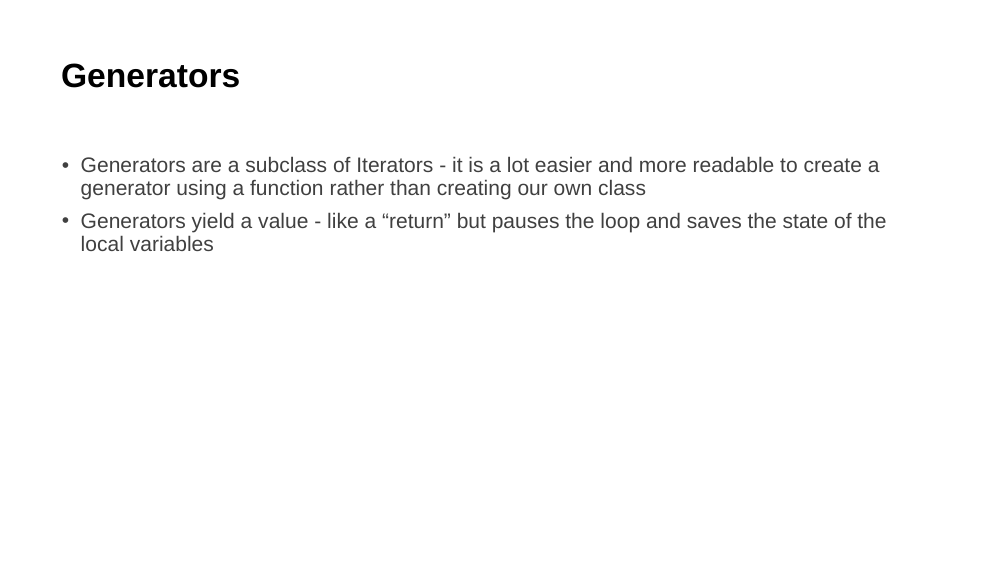
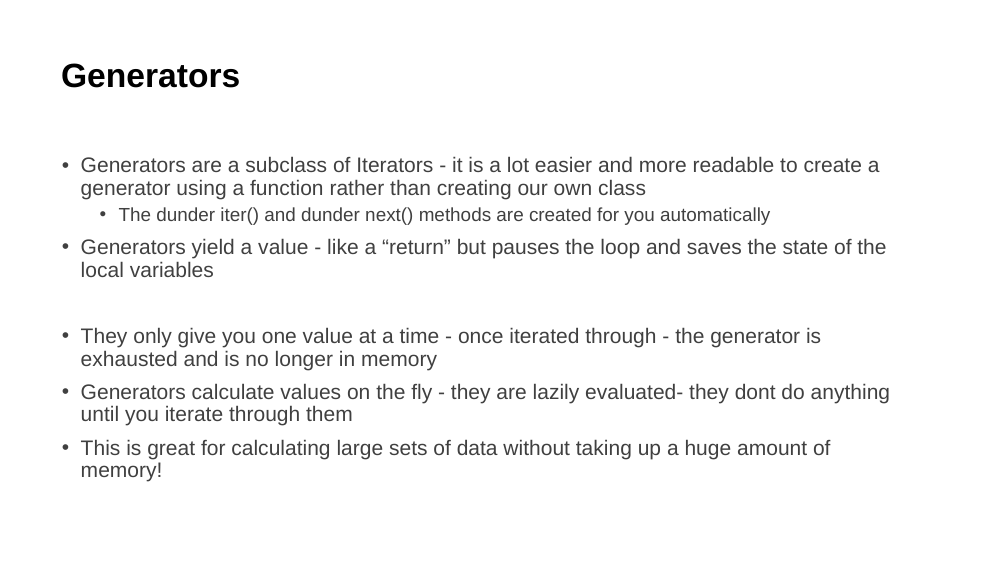
Before and after one commit to anlunjiang/generator_demo, a slide deck: slide 3 of generators/Generators in Python.pptx. Drawn at 1008x567 pixels with LibreOffice and Linux fonts; fonts in the diff are those of the drawing. Boxes give left, top, right and bottom in pixels: in the first picture for what was removed or moved away, otherwise in the second. Text is boxed around its words. In the diff, an @@ line names an element or a change of style, - is before the commit and + after.

Commit message:
ms

```diff
--- a/generators/Generators in Python.pptx
+++ b/generators/Generators in Python.pptx
@@ text at <box>119,207,770,225</box>: paragraph added @@
+  • The dunder iter() and dunder next() methods are created for you automatically
@@ text at <box>81,327,890,482</box>: paragraphs added @@
+• They only give you one value at a time - once iterated through - the generator is exhausted and is no longer in memory
+• Generators calculate values on the fly - they are lazily evaluated- they dont do anything until you iterate through them
+• This is great for calculating large sets of data without taking up a huge amount of memory!
```
